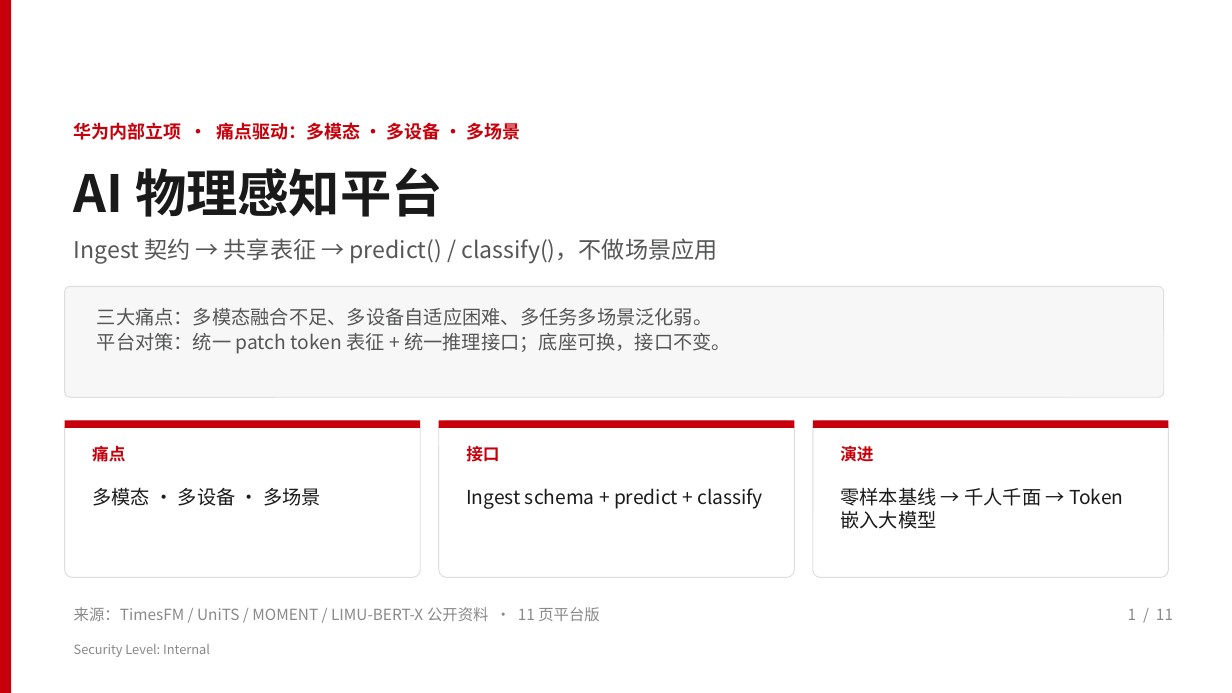
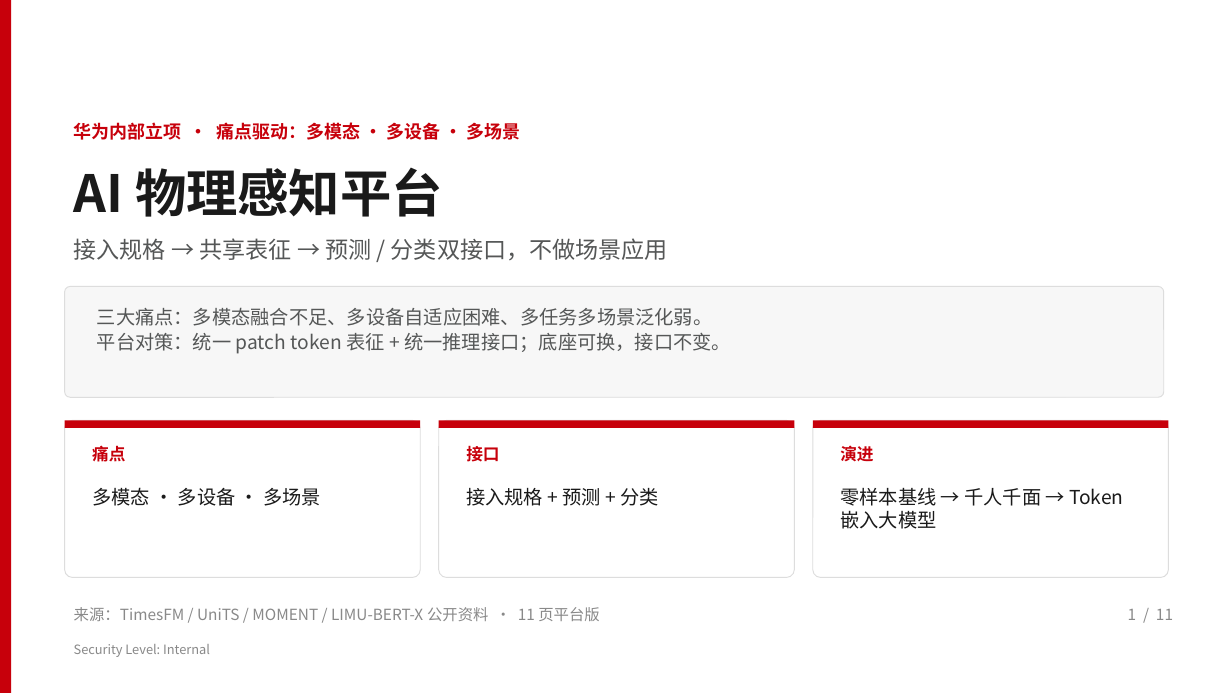
Before and after one commit to zhangrui1123/ai-physical-sensing, a slide deck: slide 1 of AI物理感知平台-华为汇报.pptx. Drawn at 1232x693 pixels with LibreOffice and Linux fonts; fonts in the diff are those of the drawing; background and template pictures are left out. Boxes give left, top, right and bottom in pixels: in the first picture for what was removed or moved away, otherwise in the second. Text is boxed around its words. In the diff, an @@ line names an element or a change of style, - is before the commit and + after.

```diff
--- a/AI物理感知平台-华为汇报.pptx
+++ b/AI物理感知平台-华为汇报.pptx
@@ text at [74, 238, 668, 260]: text changed @@
-Ingest 契约 → 共享表征 → predict() / classify()，不做场景应用
+接入规格 → 共享表征 → 预测 / 分类双接口，不做场景应用
@@ text at [466, 488, 658, 506]: text changed @@
-Ingest schema + predict + classify
+接入规格 + 预测 + 分类
```
Also in this commit, not shown: 8 other slides changed, 3 other files.
